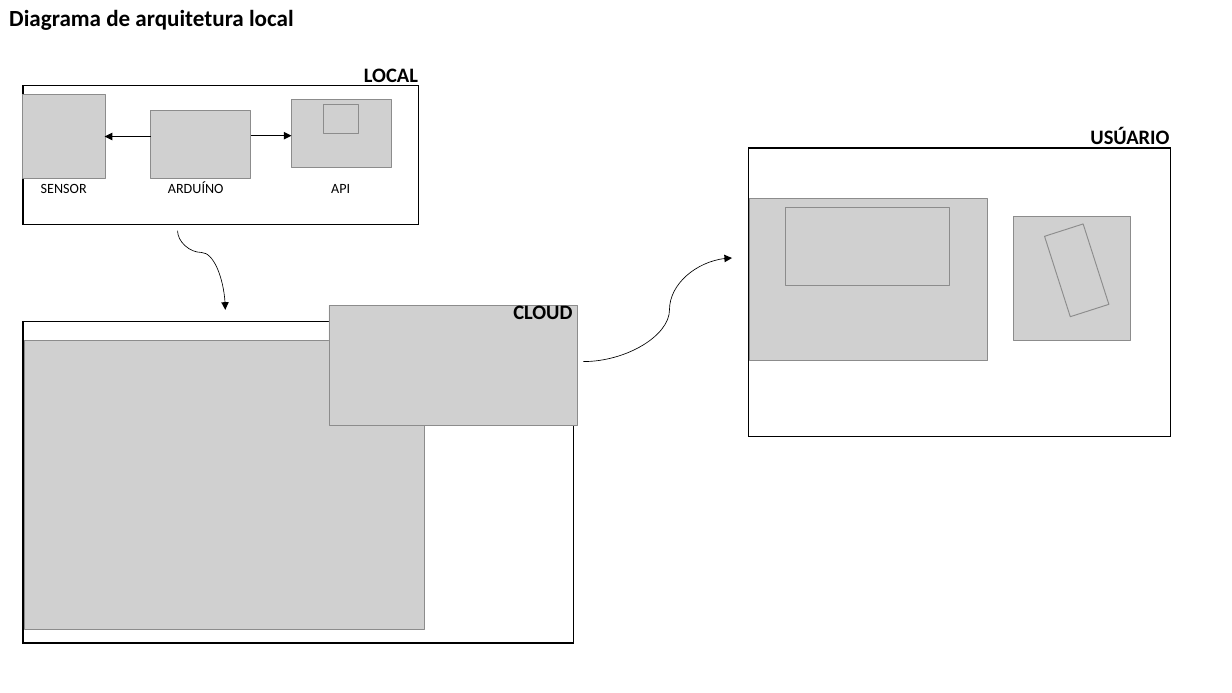
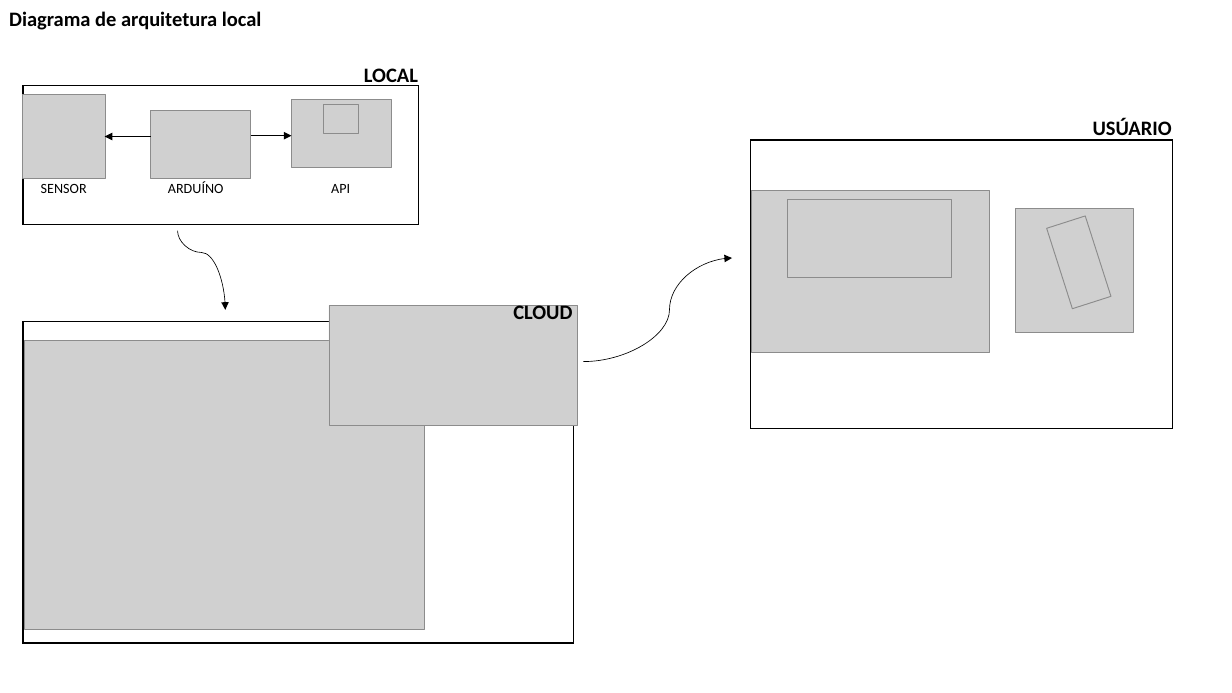
Before and after one commit to victorsamir-bandtec/Sersor-Vital, a slide deck: slide 4 of Desenhos/hldelld.pptx. Drawn at 1232x693 pixels with LibreOffice and Linux fonts; fonts in the diff are those of the drawing; grey boxes stand for pictures. Boxes give left, top, right and bottom in pixels: in the first picture for what was removed or moved away, otherwise in the second. Text is boxed around its words. In the diff, an @@ line names an element or a change of style, - is before the commit and + after.

Commit message:
diagrama de arq local

```diff
--- a/Desenhos/hldelld.pptx
+++ b/Desenhos/hldelld.pptx
@@ title "Diagrama de arquitetura local" at [9, 11, 262, 30]: size 18 to 16 pt @@
@@ text "USÚARIO": place and size @@
-text "USÚARIO" at [1090, 127, 1169, 149]
+text "USÚARIO" at [1093, 118, 1172, 141]
@@ 3 pictures, 1 rectangle: place and size @@
-3 pictures, 1 rectangle at [749, 148, 1171, 437]
+3 pictures, 1 rectangle at [750, 140, 1173, 429]
@@ picture: place and size @@
-picture at [786, 207, 949, 286]
+picture at [788, 200, 952, 278]
```
